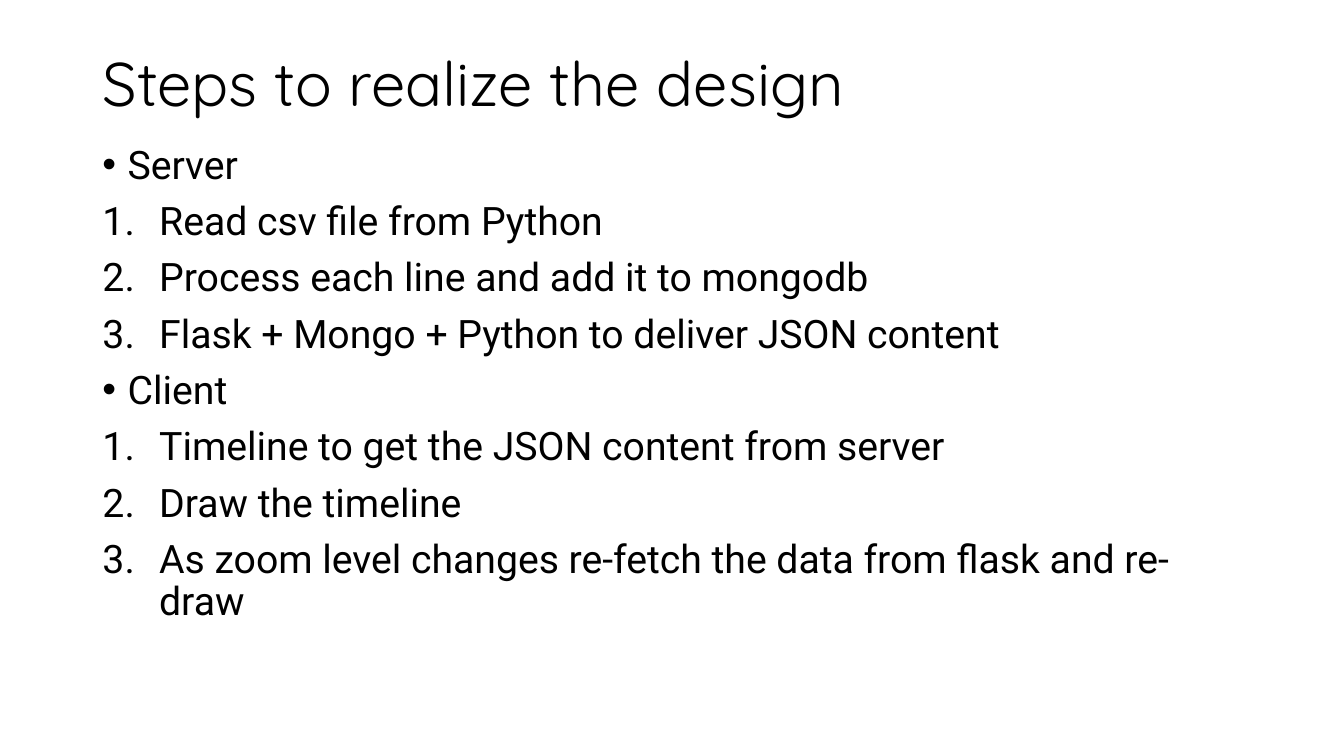
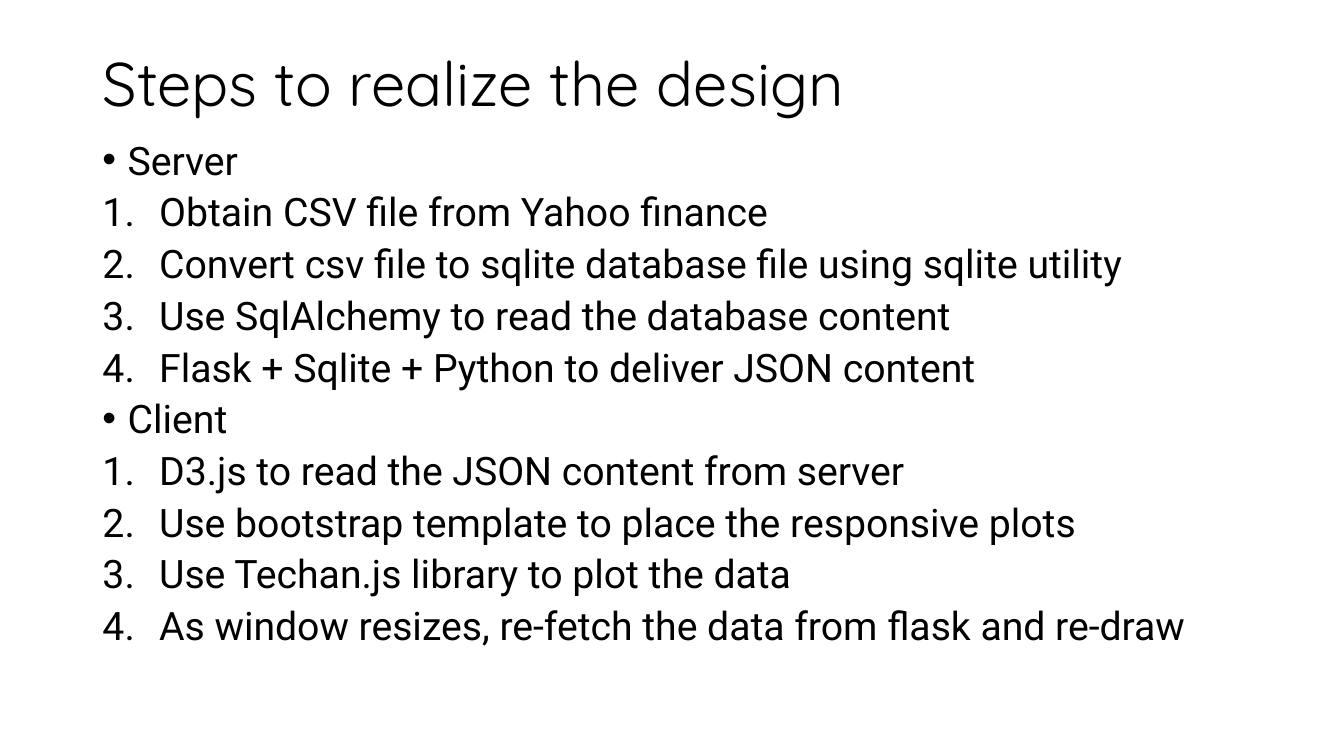
Before and after one commit to MadhukaraBS/BootCamp, a slide deck: slide 7 of Project_2/Proposal/Project_2.pptx (slide 5 before the commit). Drawn at 1344x756 pixels with LibreOffice and Linux fonts; fonts in the diff are those of the drawing. Boxes give left, top, right and bottom in pixels: in the first picture for what was removed or moved away, otherwise in the second. Text is boxed around its words. In the diff, an @@ line names an element or a change of style, - is before the commit and + after.

```diff
--- a/Project_2/Proposal/Project_2.pptx
+++ b/Project_2/Proposal/Project_2.pptx
@@ text at [128, 146, 238, 434]: line spacing 0.9 to 0.8 @@
@@ text at [159, 196, 1122, 391]: text changed @@
-1. Read csv file from Python
-2. Process each line and add it to mongodb
-3. Flask + Mongo + Python to deliver JSON content
+1. Obtain CSV file from Yahoo finance
+2. Convert csv file to sqlite database file using sqlite utility
+3. Use SqlAlchemy to read the database content
+4. Flask + Sqlite + Python to deliver JSON content
@@ text at [159, 455, 1185, 646]: text changed @@
-1. Timeline to get the JSON content from server
-2. Draw the timeline
-3. As zoom level changes re-fetch the data from flask and re-draw
+1. D3.js to read the JSON content from server
+2. Use bootstrap template to place the responsive plots
+3. Use Techan.js library to plot the data
+4. As window resizes, re-fetch the data from flask and re-draw
```
Also in this commit, not shown: 2 other slides changed, 4 slides added, 2 slides removed, 1 other file.
